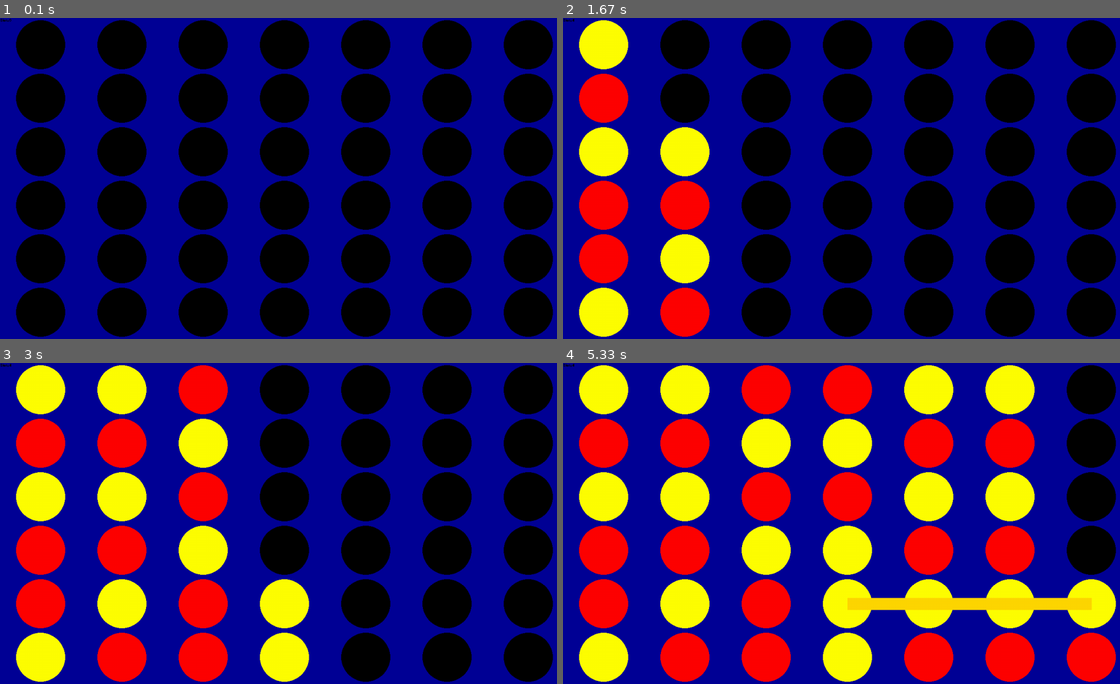
Above: before the commit, frames 1-4 (two rows, left to right).
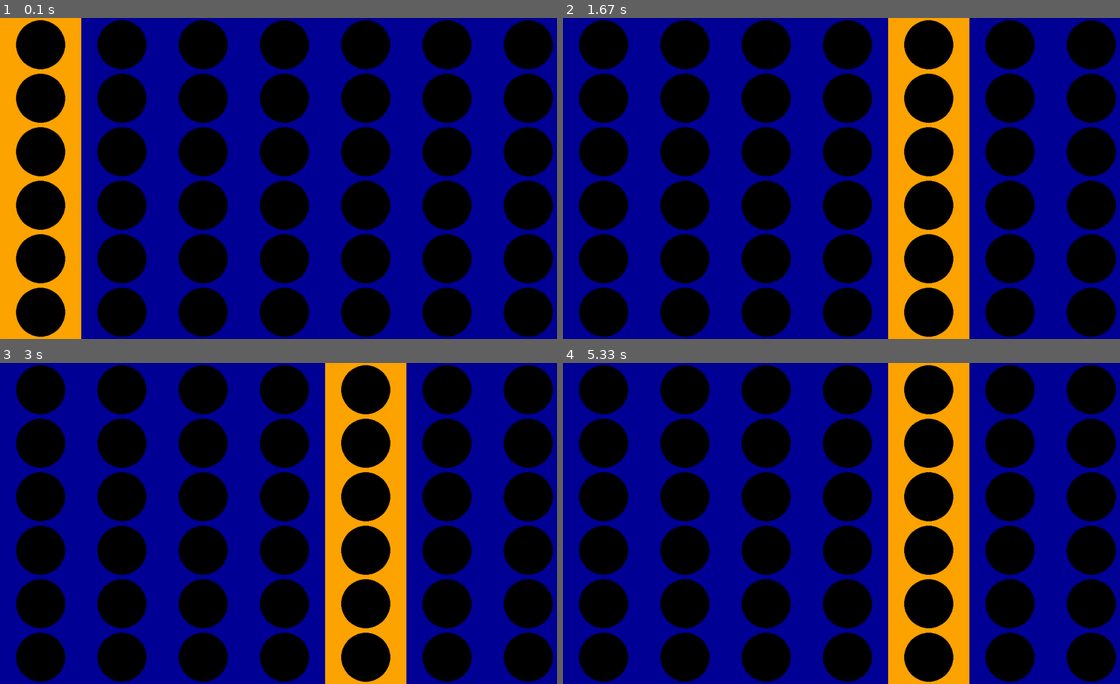
Above: after the commit, the same moments.

Repository: Iain4/connect_5
Game: pygame game, started from main_connect_n.py
Two runs of this game, one before a commit and one after it. Both use one fixed random seed, a clock stepped at 60 frames per second and the inputs below.
Inputs:
- Up to frame 1 (0.1 s): no input
- Up to frame 2 (1.67 s): hold Esc 0.33-0.87 s; hold Left 0.33-0.87 s; hold Esc 0.9-1.43 s; hold Left 0.9-1.43 s; hold Left from 1.47 s (still down)
- Up to frame 3 (3 s): release Left at 2 s; hold Left 2.03-2.43 s; hold Right from 2.47 s (still down)
- Up to frame 4 (5.33 s): release Right at 3.1 s; hold Left 3.13-3.6 s; hold Right 3.63-4.1 s; hold Right 4.13-4.6 s; hold Left 4.63-5.17 s

The runs differ from the first frame. In frame 1, 8.4% of the frame differs, in the area x 0-15%, y 0-100%; in frame 2, 19%; in frame 3, 30%; in frame 4, 50%, in the area x 0-100%, y 0-100%.

Commit message:
split the state handling and drawing into a new class

Diff:
--- a/Base_Connectanator.py
+++ b/Base_Connectanator.py
@@ -1,6 +1,7 @@
 import numpy as np
 
 class Base_Connectanator():
+    # this class does the gameplay rules
     def __init__(self, connect_num:int=4):
         self.connect_num = connect_num
         self.slots = 2 * connect_num -1
--- a/Gameplay_Happenater.py
+++ b/Gameplay_Happenater.py
@@ -8,38 +8,23 @@
 # - make a not shit bot
 
 class Gameplay_Happenater(Base_Connectanator):
+    # does the gameplay interaction for the players
     def __init__(
             self,
             connect_num:int,
-            players:tuple=(None, None),
-            res=(1280,720),
-            frame_rate=60,
+            players:tuple=(None, None)
         ):
         super().__init__(connect_num)
         pg.init()
         pg.key.set_repeat()
-        pg.font.init()
-        self.pg_text = pg.font.SysFont(pg.font.get_default_font(), 12)
-        self.clock = pg.time.Clock()
-        self.screen = pg.display.set_mode(res)
+        # pg.font.init()
+        # self.pg_text = pg.font.SysFont(pg.font.get_default_font(), 12)
 
         self.state = None
         self.connect_num = connect_num
         self.players = (players[0], players[1])
-        self.res = res
-        self.frame_rate = frame_rate
-        self.running = False
+        # self.running = False
 
-        self.slot_px = int(res[0] / self.slots)
-        self.row_px = int(res[1] / self.rows)
-        # making grid of circle centers:
-        self.grid = [
-            (self.slot_px*(i+0.5), self.row_px*(j+0.5))
-                for i in range(self.slots)
-                for j in range(self.rows)
-        ]
-        self.cir_rad = int(min([self.row_px, self.slot_px])/2 - 5)
-        self.curr_slot = 0
 
     # will need to make handle inputs state depedant
     # or write a new one for each state once i make menus
@@ -87,33 +72,8 @@
         return winner
 
 
-    def draw_game_board(self, show_player=False):
-        self.screen.fill((0,0,150))
-        if show_player:
-            rect_left = int(self.grid[self.curr_slot*self.rows][0] - 0.5*self.slot_px)
-            self.screen.fill(
-                color="Orange",
-                rect=(rect_left, 0, self.slot_px, self.res[1])
-            )
-        colors = ["Black", "Red", "Yellow"]
-        for n, point in enumerate(self.grid):
-            c = colors[self.board.flatten('F')[n]]
-            pg.draw.circle(
-                surface=self.screen,
-                color=c,
-                center=point,
-                radius=self.cir_rad
-            )
-        text_surf = self.pg_text.render(f'Slot={self.curr_slot}', False, (0,0,0))
-        self.screen.blit(text_surf, (1,1))
-
-    def game_display(self, show_player=False):
-        self.draw_game_board(show_player)
-        pg.display.flip()
-        self.clock.tick(self.frame_rate)
-
     def gaming(self):
-        self.game_display(self.players[0] == None or self.players[1] == None)
+        # self.game_display(self.players[0] == None or self.players[1] == None)
 
         move = self.handle_inputs()
         player = self.players[self.get_player()-1]
@@ -126,74 +86,6 @@
         if any_win:
             self.set_state("win")
 
-
-    def start_menu(self):
-        self.set_state("gaming")
-
-
-    def pause(self):
-        self.handle_inputs()
-
-
-    def win_display(self, win_spots):
-        self.draw_game_board()
-
-        for n, start in enumerate(win_spots[:-1]):
-            end = win_spots[n+1]
-
-            def p_to_px(p):
-                x=int(p[1]*self.slot_px + 0.5*self.slot_px)
-                y=int(p[0]*self.row_px + 0.5*self.row_px)
-                return (x,y)
-
-            pg.draw.line(
-                surface=self.screen,
-                color="gold",
-                start_pos=p_to_px(start),
-                end_pos=p_to_px(end),
-                width=int(self.cir_rad / 2)
-            )
-        pg.display.flip()
-        self.clock.tick(self.frame_rate)
-
-    # TODO: Fix edge case for drawing line where two different line are completed at one
-    def win_screen(self, new_win=False):
-        if new_win:
-            winner = self.get_player()
-            print(f'Player {winner} Wins!!!')
-            w_spots = []
-            for i in range(self.rows):
-                for j in range(self.slots):
-                    if self.win_check(self.get_board(), (i,j)):
-                        w_spots += [(i,j)]
-            self.set_state("won")
-            self.win_display(w_spots)
-
-        self.handle_inputs()
-
-
-    def run(self):
-        self.set_running(True)
-        self.set_state("start_menu")
-        while self.running:
-            state = self.get_state()
-            match state:
-                case "start_menu":
-                    self.start_menu()
-                case "gaming":
-                    self.gaming()
-                case "paused":
-                    self.pause()
-                case "win":
-                    self.win_screen(True)
-                case "won":
-                    self.win_screen()
-                case "close":
-                    self.set_running(False)
-                    break
-                case _:
-                    raise ValueError(f"The state <{state}> does not exist.")
-        pg.quit()
 
     def get_state(self):
         return self.state
@@ -208,8 +100,10 @@
         # redefining compared to the bot one cause this is nicer and works for this class
         return int(self.turn % 2 + 1)
 
-    def set_running(self, val:bool):
-        self.running = val
+    # def set_running(self, val:bool):
+    #     self.running = val
 
-    def set_board(self, board):
+    def set_board(self, board:np.ndarray):
+        if board.shape != self.board.shape:
+            raise ValueError(f"Shape of new board <{board.shape}> is not the same as the original <{self.board}>.")
         self.board = board
--- /dev/null
+++ b/Stateizer.py
@@ -0,0 +1,134 @@
+from Gameplay_Happenater import Gameplay_Happenater
+import pygame as pg
+
+class Stateizer(Gameplay_Happenater):
+    def __init__(
+            self,
+            connect_num:int,
+            players:tuple=(None, None),
+            res=(1280,720),
+            frame_rate=60,
+        ):
+        super().__init__(connect_num, players)
+
+        self.clock = pg.time.Clock()
+        self.screen = pg.display.set_mode(res)
+        self.res = res
+        self.frame_rate = frame_rate
+
+        self.slot_px = int(res[0] / self.slots)
+        self.row_px = int(res[1] / self.rows)
+        # making grid of circle centers:
+        self.grid = [
+            (self.slot_px*(i+0.5), self.row_px*(j+0.5))
+                for i in range(self.slots)
+                for j in range(self.rows)
+        ]
+        self.cir_rad = int(min([self.row_px, self.slot_px])/2 - 5)
+        self.curr_slot = 0
+
+
+    def run(self):
+        # self.set_running(True)
+        self.set_state("start_menu")
+        while True:
+            state = self.get_state()
+            match state:
+                case "start_menu":
+                    self.start_menu()
+                case "gaming":
+                    self.game_display(self.players[0] == None or self.players[1] == None)
+                    self.gaming()
+                case "paused":
+                    self.pause()
+                case "win":
+                    self.win_screen(self.get_board(), True)
+                case "won":
+                    self.win_screen(self.get_board())
+                case "close":
+                    # self.set_running(False)
+                    break
+                case _:
+                    raise ValueError(f"The state <{state}> does not exist.")
+        pg.quit()
+
+    def render(self):
+        pg.display.flip()
+        self.clock.tick(self.frame_rate)
+
+
+    ### gaming state ###
+    def draw_game_board(self, board, show_player=False):
+        # background
+        self.screen.fill((0,0,150))
+        # player slot indecator
+        if show_player:
+            rect_left = int(self.grid[self.curr_slot*self.rows][0] - 0.5*self.slot_px)
+            self.screen.fill(
+                color="Orange",
+                rect=(rect_left, 0, self.slot_px, self.res[1])
+            )
+        # counters and holes
+        colors = ["Black", "Red", "Yellow"]
+        for n, point in enumerate(self.grid):
+            c = colors[board.flatten('F')[n]]
+            pg.draw.circle(
+                surface=self.screen,
+                color=c,
+                center=point,
+                radius=self.cir_rad
+            )
+        # text_surf = self.pg_text.render(f'Slot={self.curr_slot}', False, (0,0,0))
+        # self.screen.blit(text_surf, (1,1))
+
+    def game_display(self, show_player=False):
+        self.draw_game_board(self.get_board(), show_player)
+        self.render()
+
+
+    ### win / won state ###
+    # TODO: Fix edge case for drawing line where two different line are completed at once
+    def win_screen(self, board, new_win=False):
+        # no point repeating but feel like theres a better way of doing this
+        # finds the winning line of counters
+        if new_win:
+            w_spots = []
+            for i in range(self.rows):
+                for j in range(self.slots):
+                    if self.win_check(board, (i,j)):
+                        w_spots += [(i,j)]
+
+            self.set_state("won") # only does once
+            self.win_display(board, w_spots)
+
+        self.handle_inputs()
+
+    def win_display(self, board, win_spots):
+        self.draw_game_board(board)
+
+        for n, start in enumerate(win_spots[:-1]):
+            end = win_spots[n+1]
+
+            def p_to_px(p):
+                x=int(p[1]*self.slot_px + 0.5*self.slot_px)
+                y=int(p[0]*self.row_px + 0.5*self.row_px)
+                return (x,y)
+
+            pg.draw.line(
+                surface=self.screen,
+                color="orange",
+                start_pos=p_to_px(start),
+                end_pos=p_to_px(end),
+                width=int(self.cir_rad / 2)
+            )
+        self.render()
+
+
+    ### start_menu state ###
+    def start_menu(self):
+        self.set_state("gaming")
+
+
+    ### paused state ###
+    def pause(self):
+        self.handle_inputs()
--- a/main_connect_n.py
+++ b/main_connect_n.py
@@ -1,4 +1,4 @@
-from Gameplay_Happenater import Gameplay_Happenater
+from Stateizer import Stateizer
 from bots.Randy_The_Izer import Randy_The_Izer
 from bots.Connecty_Collin import Connecty_Collin
 from bots.Bob_BlocksLikesSteve_Branson import Blocky_Bob
@@ -14,12 +14,12 @@
 # - animate peice drops - unlink frame rate and logic?
 # - make everything look better
 
-players = (Bob, Bob)
+players = (None, Collin)
 def main():
-    game = Gameplay_Happenater(
+    game = Stateizer(
         connect_num=CONNECT_NUM,
         players=players,
-        frame_rate=60 if not any(players) else 8,
+        frame_rate=60,
         # res=(1920, 1080)
     )
     game.run()
